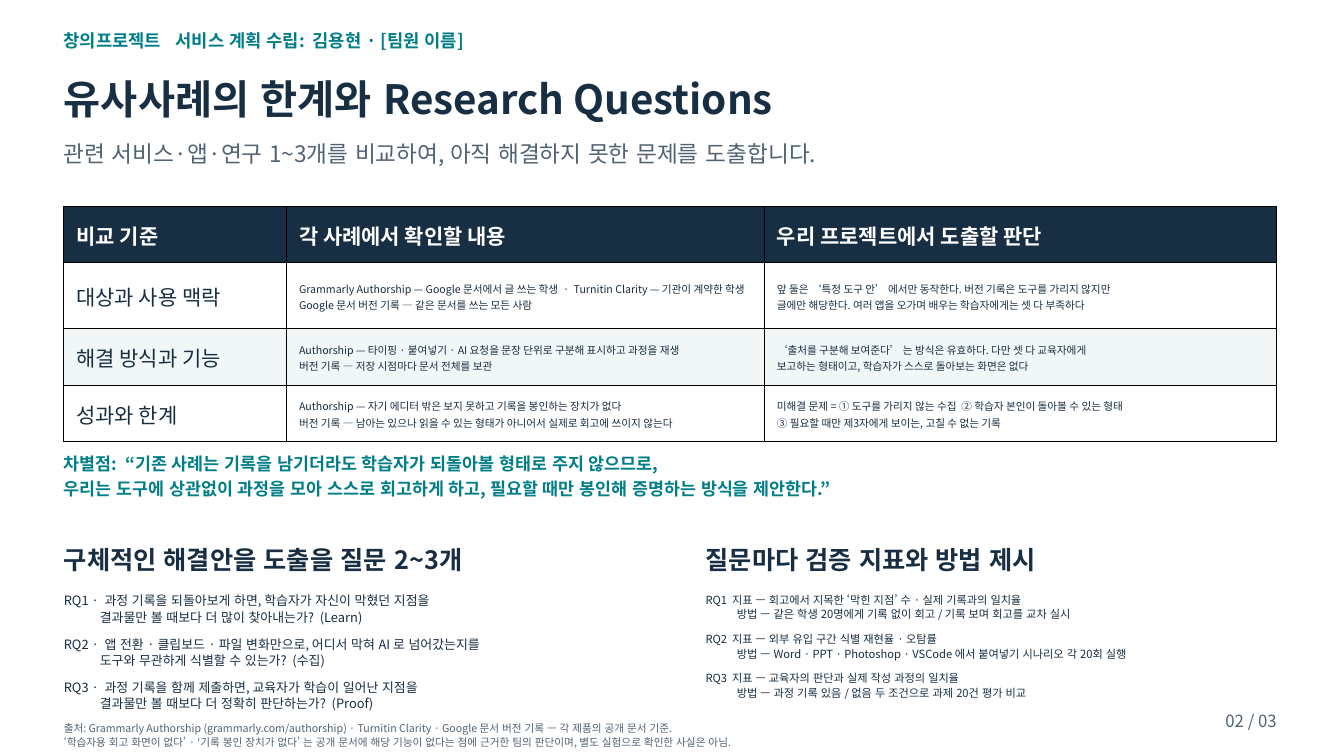
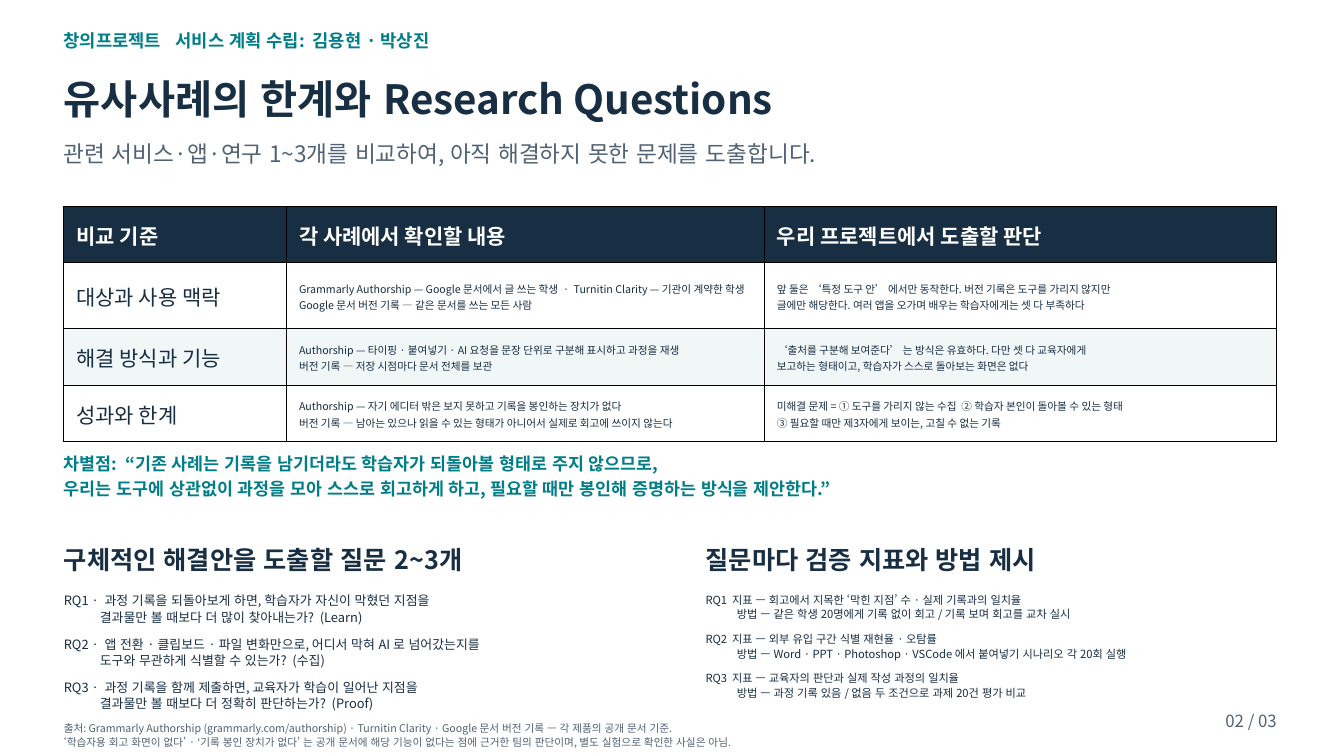
Before and after one commit to 20233014-KYH/trace, a slide deck: slide 2 of deck/창의프로젝트_서비스계획수립_Trace.pptx. Drawn at 1344x756 pixels with LibreOffice and Linux fonts; fonts in the diff are those of the drawing. Boxes give left, top, right and bottom in pixels: in the first picture for what was removed or moved away, otherwise in the second. Text is boxed around its words. In the diff, an @@ line names an element or a change of style, - is before the commit and + after.

```diff
--- a/deck/창의프로젝트_서비스계획수립_Trace.pptx
+++ b/deck/창의프로젝트_서비스계획수립_Trace.pptx
@@ text at [64, 32, 430, 49]: text changed @@
-창의프로젝트 서비스 계획 수립: 김용현 · [팀원 이름]
+창의프로젝트 서비스 계획 수립: 김용현 · 박상진
@@ text at [64, 547, 462, 572]: text changed @@
-구체적인 해결안을 도출을 질문 2~3개
+구체적인 해결안을 도출할 질문 2~3개
```
Also in this commit, not shown: 2 other slides changed, 4 other files.
